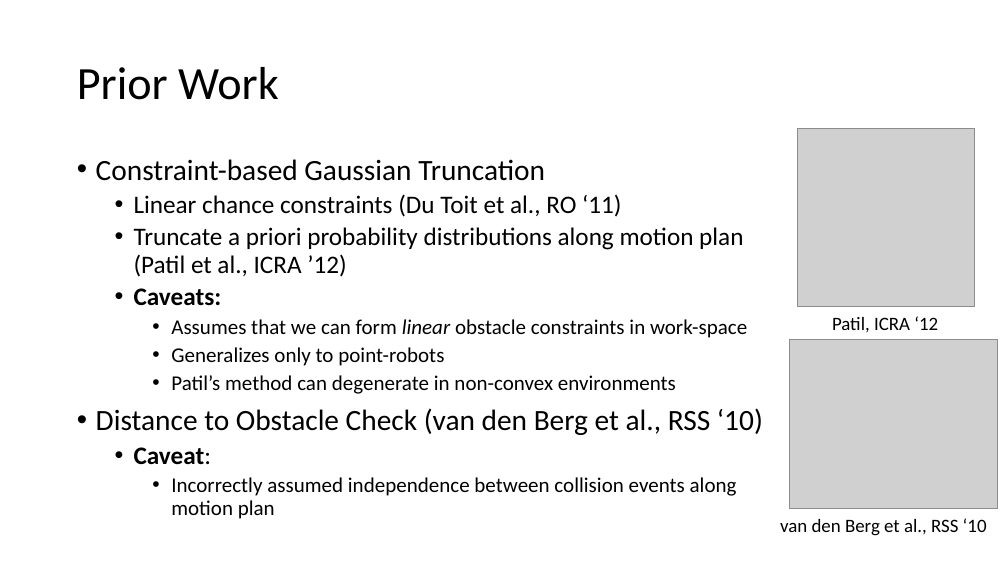
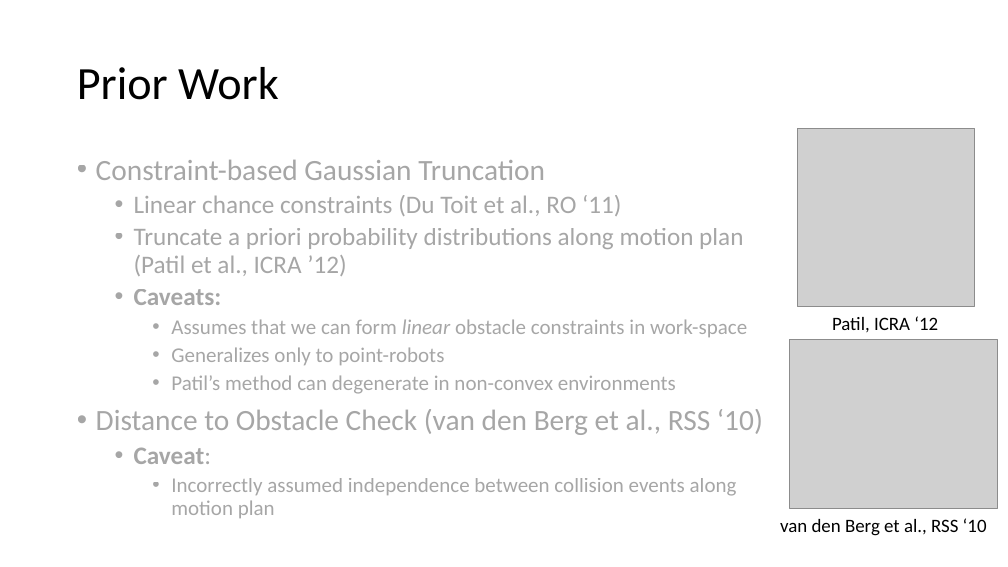
Before and after one commit to ajaayc/Probability-of-Collision-for-Safe-Planning, a slide deck: slide 6 of presentation_4.16.18/presentation_4.16.pptx. Drawn at 1008x567 pixels with LibreOffice and Linux fonts; fonts in the diff are those of the drawing; grey boxes stand for pictures. Boxes give left, top, right and bottom in pixels: in the first picture for what was removed or moved away, otherwise in the second. Text is boxed around its words. In the diff, an @@ line names an element or a change of style, - is before the commit and + after.

```diff
--- a/presentation_4.16.18/presentation_4.16.pptx
+++ b/presentation_4.16.18/presentation_4.16.pptx
@@ text "Constraint-based Gaussian Truncation" at (96, 160, 763, 518): text colour #000000 to #000000 at 34% opacity @@
```
Also in this commit, not shown: 12 other slides changed, 9 slides added, 42 slides removed, 5 other files.
